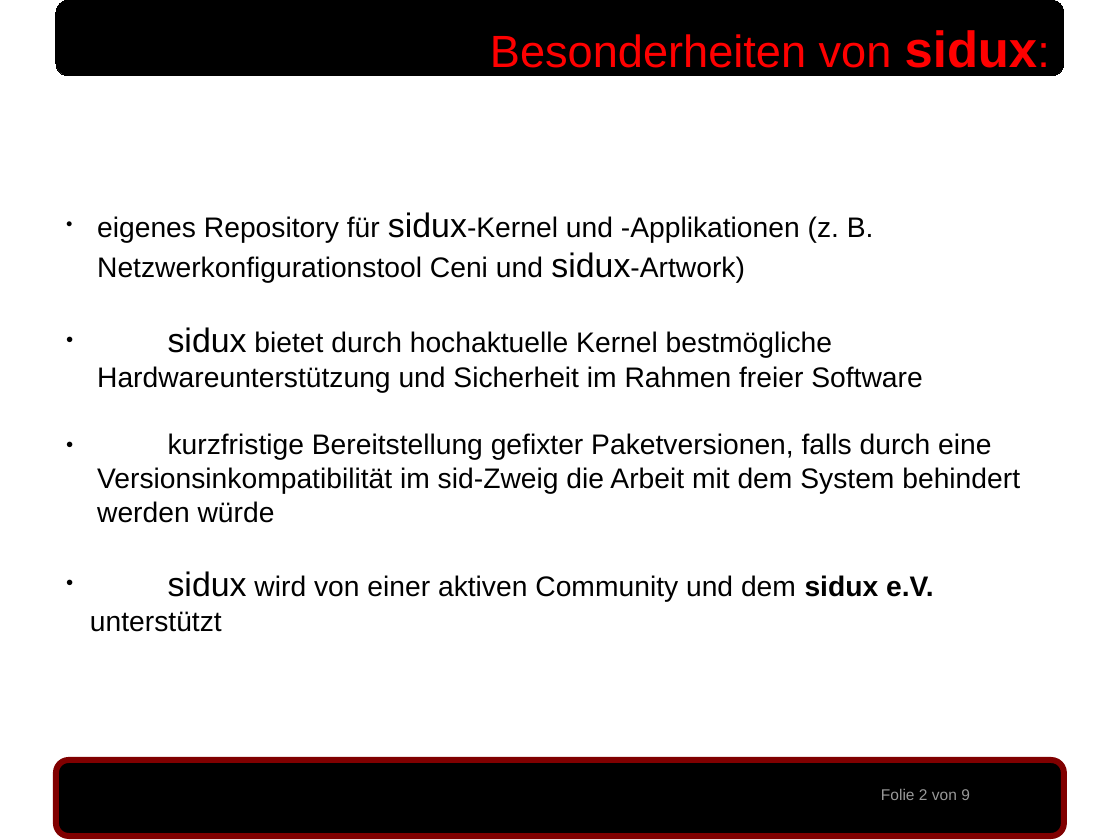
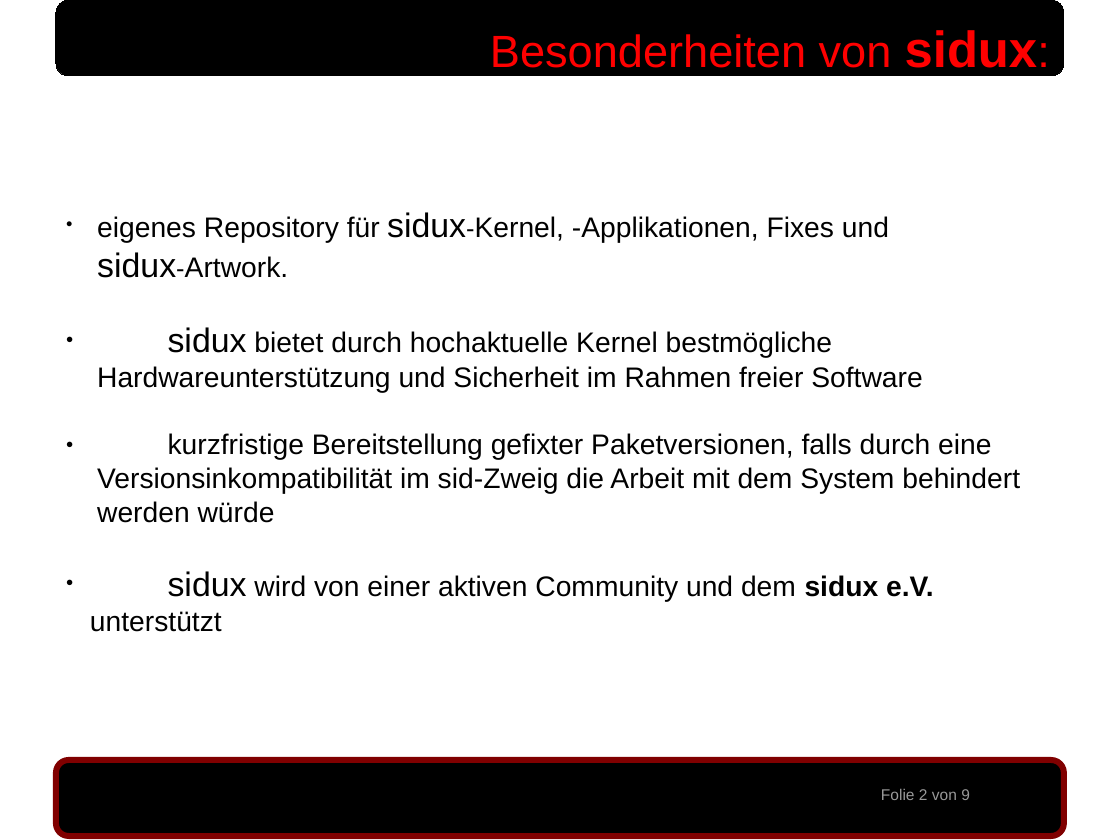
Before and after one commit to sidux-ev/praesentation, a slide deck: slide 2 of bin/sigint2010_koeln.odp. Drawn at 1120x840 pixels with LibreOffice and Linux fonts; fonts in the diff are those of the drawing; background and template pictures are left out. Boxes give left, top, right and bottom in pixels: in the first picture for what was removed or moved away, otherwise in the second. Text is boxed around its words. In the diff, an @@ line names an element or a change of style, - is before the commit and + after.

```diff
--- a/bin/sigint2010_koeln.odp
+++ b/bin/sigint2010_koeln.odp
@@ text at (97,212,889,278): text changed @@
-● eigenes Repository für sidux-Kernel und -Applikationen (z. B.
-  Netzwerkonfigurationstool Ceni und sidux-Artwork)
+● eigenes Repository für sidux-Kernel, -Applikationen, Fixes und
+  sidux-Artwork.
```
Also in this commit, not shown: 3 other slides changed, 1 other file.
